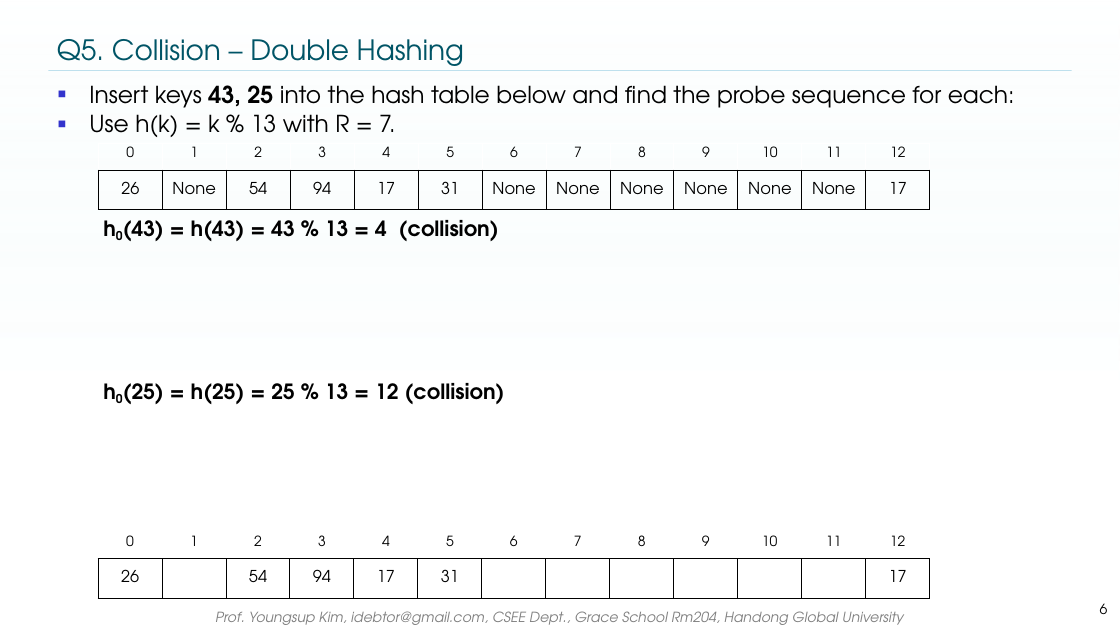
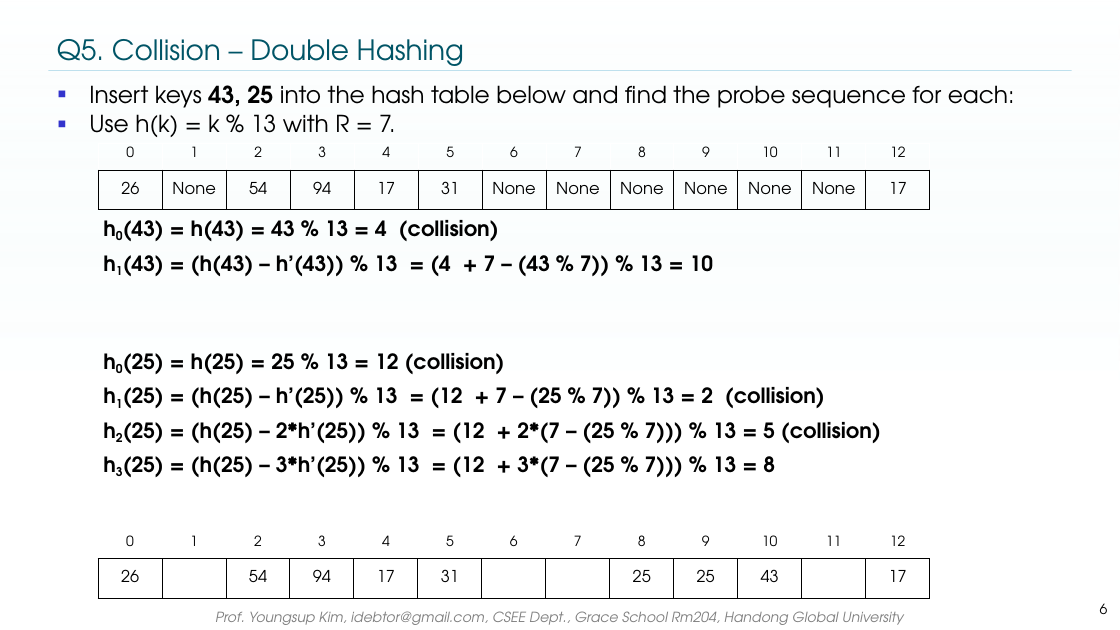
Before and after one commit to dooooooooong/DataStructure, a slide deck: slide 6 of psets/pset-final/08-1 HashingFinal.pptx. Drawn at 1120x630 pixels with LibreOffice and Linux fonts; fonts in the diff are those of the drawing; background and template pictures are left out. Boxes give left, top, right and bottom in pixels: in the first picture for what was removed or moved away, otherwise in the second. Text is boxed around its words. In the diff, an @@ line names an element or a change of style, - is before the commit and + after.

```diff
--- a/psets/pset-final/08-1 HashingFinal.pptx
+++ b/psets/pset-final/08-1 HashingFinal.pptx
@@ text at (123, 255, 714, 276): paragraph added @@
+  h1(43) = (h(43) – h’(43)) % 13 = (4 + 7 – (43 % 7)) % 13 = 10
@@ text at (123, 387, 881, 477): paragraphs added @@
+  h1(25) = (h(25) – h’(25)) % 13 = (12 + 7 – (25 % 7)) % 13 = 2 (collision)
+  h2(25) = (h(25) – 2*h’(25)) % 13 = (12 + 2*(7 – (25 % 7))) % 13 = 5 (collision)
+  h3(25) = (h(25) – 3*h’(25)) % 13 = (12 + 3*(7 – (25 % 7))) % 13 = 8
@@ table at (98, 532, 928, 598) @@
-row 2: 26 |  | 54 | 94 | 17 | 31 |  |  |  |  |  |  | 17
+row 2: 26 |  | 54 | 94 | 17 | 31 |  |  | 25 | 25 | 43 |  | 17
```
Also in this commit, not shown: 7 other slides changed, 11 other files.
